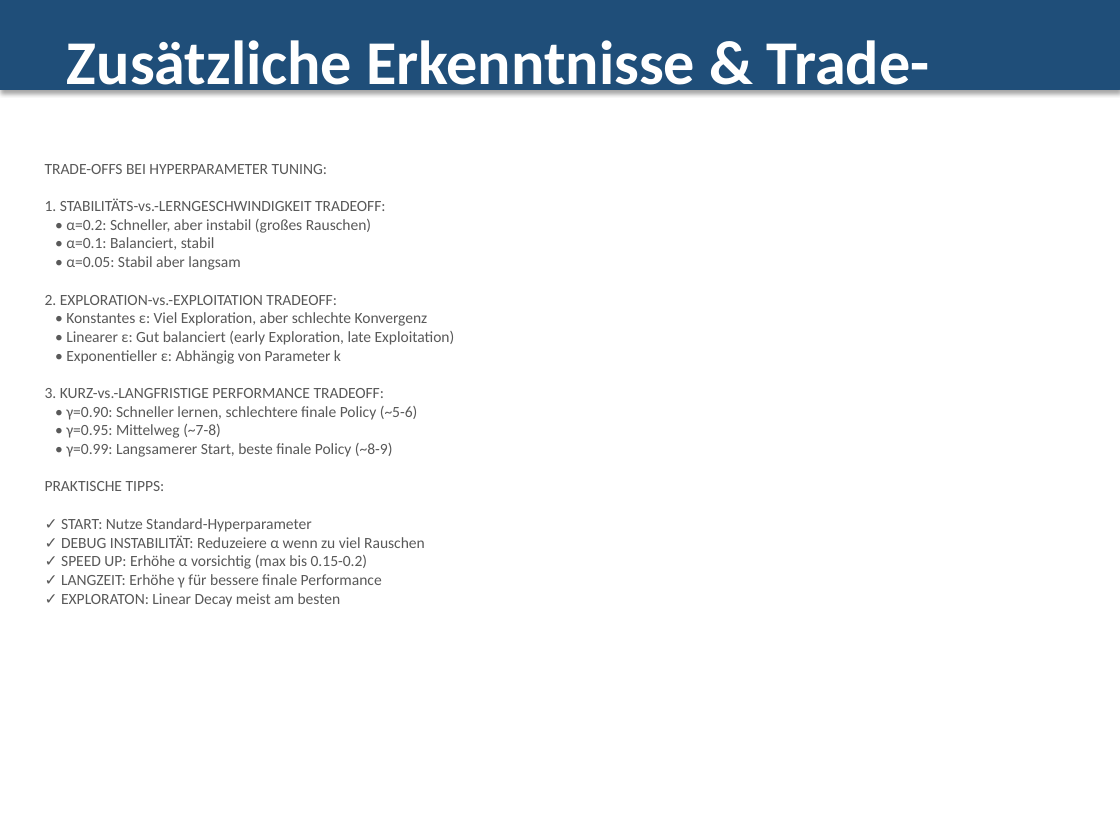
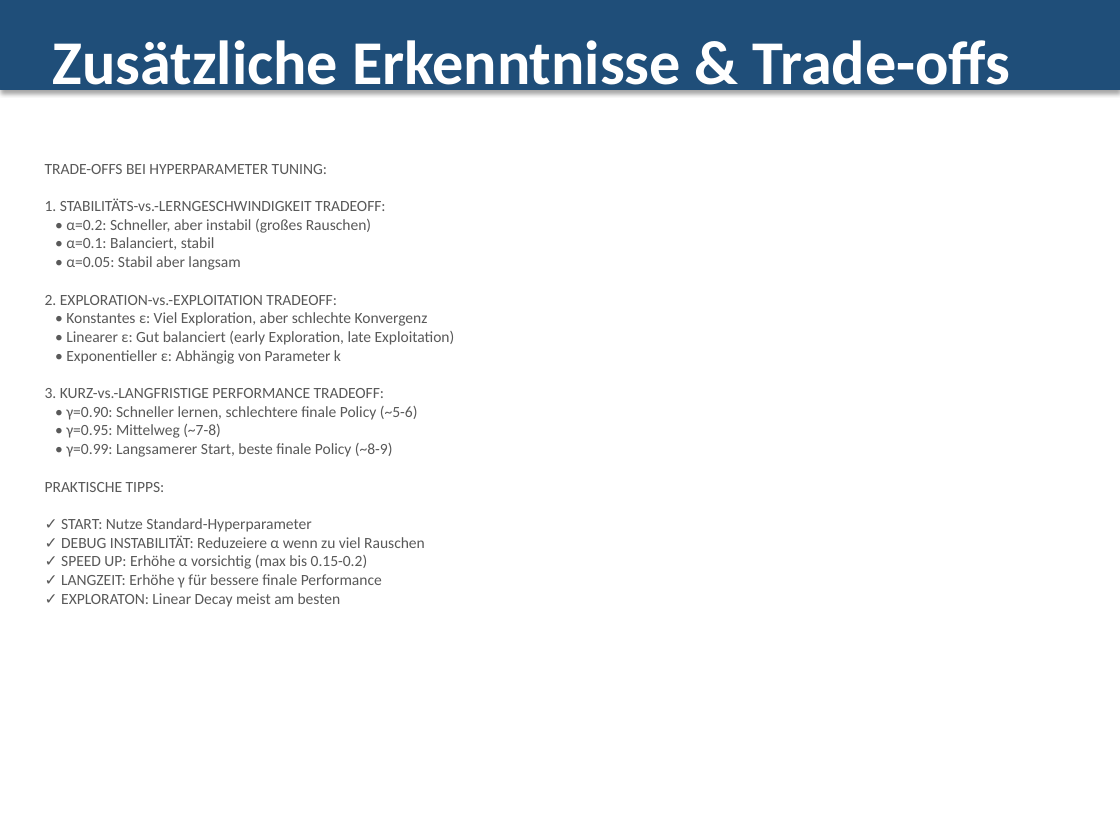
Before and after one commit to dennisddschulz/cas-artificial-intelligence, a slide deck: slide 10 of 09_temporal_difference_method/TEIL_B/TEIL_B_Presentation.pptx. Drawn at 1120x840 pixels with LibreOffice and Linux fonts; fonts in the diff are those of the drawing. Boxes give left, top, right and bottom in pixels: in the first picture for what was removed or moved away, otherwise in the second. Text is boxed around its words. In the diff, an @@ line names an element or a change of style, - is before the commit and + after.

```diff
--- a/09_temporal_difference_method/TEIL_B/TEIL_B_Presentation.pptx
+++ b/09_temporal_difference_method/TEIL_B/TEIL_B_Presentation.pptx
@@ rectangle at (x1=0, y1=0, x2=1120, y2=90): outline #1F4E79 0.75 pt to #1F4E79 0.5 pt @@
@@ text "Zusätzliche Erkenntnisse & Trade-offs" rewrapped from (x1=67, y1=40, x2=930, y2=174) to (x1=53, y1=40, x2=1011, y2=99) @@
```
Also in this commit, not shown: 9 other slides changed.
